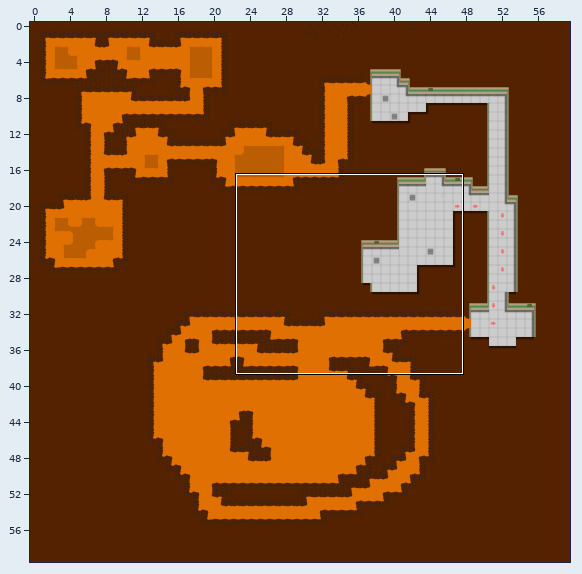
Two versions of a level (Tiled map, core/assets/world/world01.tmx). The picture above shows the old version from afar; the outline marks the close-up.
Close-up. Before:
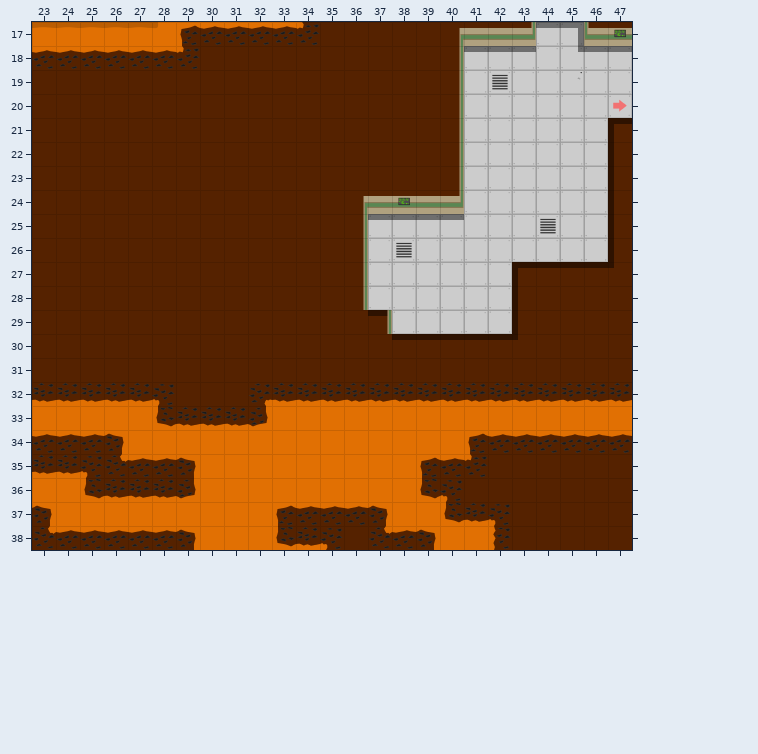
Cells are 64x64 px. Shown: x 23..47, y 17..38. The commit also changed other parts of the map, which this record leaves out.
Once edited:
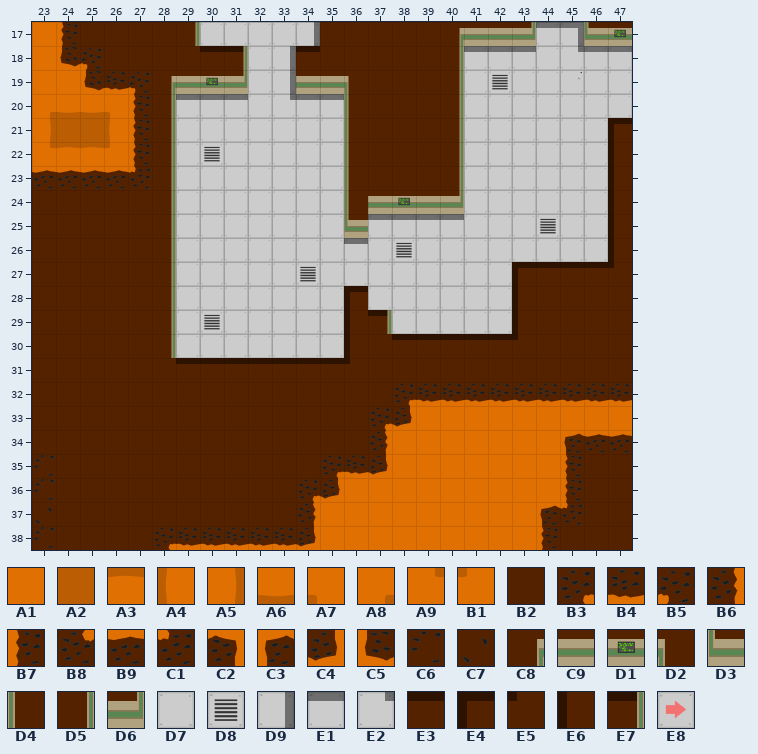
Key: from "world": A1 0, A2 1, A3 3, A4 5, A5 6, A6 8, A7 10, A8 11, A9 12, B1 13, B2 14, B3 15, B4 16, B5 17, B6 18, B7 19, B8 20, B9 21, C1 22, C2 23, C3 24, C4 25, C5 26, C6 28, C7 29, C8 30, C9 31, D1 32, D2 33, D3 34, D4 35, D5 36, D6 37, D7 38, D8 39, D9 40, E1 41, E2 45, E3 48, E4 49, E5 50, E6 51, E7 52, E8 56.
__ is an empty cell.
What changed:
{"where": "layer \"world\""}
{"y":17,"x":23,"old":"A3 A3 A3 A3 A3 B1 C3 B9 B9 B9 B9 C1","new":"A1 B7 B2 B2 B2 B2 D5 D7 D7 D7 D7 D9"}
{"y":18,"x":23,"old":"B9 B9 B9 B9 B9 B9 C1 B2 B2 B2 B2 B2","new":"A1 C5 B5 B2 B2 B2 B2 E3 E7 D7 D9 E3"}
{"y":19,"x":23,"old":"B2 B2 B2 B2 B2 B2 B2 B2 B2 B2 B2 B2 B2 B2","new":"A1 A1 C5 B4 B5 C8 C9 D1 D6 D7 D9 C9 C9 D2"}
{"y":20,"x":23,"old":"B2 B2 B2 B2 B2 B2 B2 B2 B2 B2 B2 B2 B2 B2","new":"A8 A6 A6 A7 B7 D5 E1 E1 E1 D7 E2 E1 E1 D4"}
{"y":20,"x":47,"old":"E8","new":"D7"}
{"y":21,"x":23,"old":"B2 B2 B2 B2 B2 B2 B2 B2 B2 B2 B2 B2 B2 B2","new":"A5 A2 A2 A4 B7 D5 D7 D7 D7 D7 D7 D7 D7 D4"}
{"y":22,"x":23,"old":"B2 B2 B2 B2 B2 B2 B2 B2 B2 B2 B2 B2 B2 B2","new":"A9 A3 A3 B1 B7 D5 D7 D8 D7 D7 D7 D7 D7 D4"}
{"y":23,"x":23,"old":"B2 B2 B2 B2 B2 B2 B2 B2 B2 B2 B2 B2 B2 B2","new":"B9 B9 B9 B9 C1 D5 D7 D7 D7 D7 D7 D7 D7 D4"}
{"y":24,"x":28,"old":"B2 B2 B2 B2 B2 B2 B2 B2 C8","new":"D5 D7 D7 D7 D7 D7 D7 D7 D4"}
{"y":25,"x":28,"old":"B2 B2 B2 B2 B2 B2 B2 B2 D5","new":"D5 D7 D7 D7 D7 D7 D7 D7 D3"}
{"y":26,"x":28,"old":"B2 B2 B2 B2 B2 B2 B2 B2 D5","new":"D5 D7 D7 D7 D7 D7 D7 D7 E1"}
{"y":27,"x":28,"old":"B2 B2 B2 B2 B2 B2 B2 B2 D5","new":"D5 D7 D7 D7 D7 D7 D8 D7 D7"}
{"y":28,"x":28,"old":"B2 B2 B2 B2 B2 B2 B2 B2 D5","new":"D5 D7 D7 D7 D7 D7 D7 D7 E4"}
{"y":29,"x":28,"old":"B2 B2 B2 B2 B2 B2 B2 B2 B2","new":"D5 D7 D8 D7 D7 D7 D7 D7 E6"}
{"y":30,"x":28,"old":"B2 B2 B2 B2 B2 B2 B2 B2 B2","new":"D5 D7 D7 D7 D7 D7 D7 D7 E6"}
{"y":31,"x":29,"old":"B2 B2 B2 B2 B2 B2 B2 B2","new":"E3 E3 E3 E3 E3 E3 E3 E5"}
{"y":32,"x":23,"old":"B4 B4 B4 B4 B4 B5","new":"B2 B2 B2 B2 B2 B2"}
{"y":32,"x":32,"old":"B3 B4 B4 B4 B4 B4 B4","new":"B2 B2 B2 B2 B2 B2 B3"}
{"y":33,"x":23,"old":"A1 A1 A1 A1 A1 C5 B4 B4 B4 C4 A1 A1 A1 A1 A1 A1","new":"B2 B2 B2 B2 B2 B2 B2 B2 B2 B2 B2 B2 B2 B2 B3 C4"}
{"y":34,"x":23,"old":"B9 B9 B9 C2 A1 A1 A1 A1 A1 A1 A1 A1 A1 A1 A1","new":"B2 B2 B2 B2 B2 B2 B2 B2 B2 B2 B2 B2 B2 B2 B6"}
{"y":34,"x":41,"old":"C3 B9 B9 B9 B9","new":"A1 A1 A1 A1 C3"}
{"y":35,"x":23,"old":"B4 B4 B5 B8 B9 B9 C2 A1 A1 A1 A1 A1 A1 A1 A1","new":"C6 B2 B2 B2 B2 B2 B2 B2 B2 B2 B2 B2 B3 B4 C4"}
{"y":35,"x":39,"old":"C3 B9 C1 B2 B2 B2 B2","new":"A1 A1 A1 A1 A1 A1 B7"}
{"y":36,"x":23,"old":"A1 A1 C5 B4 B4 B4 C4 A1 A1 A1 A1 A1 A1","new":"C6 B2 B2 B2 B2 B2 B2 B2 B2 B2 B2 B3 C4"}
{"y":36,"x":39,"old":"C5 B5 B2 B2 B2 B2 B2","new":"A1 A1 A1 A1 A1 A1 B7"}
{"y":37,"x":23,"old":"C2 A1 A1 A1 A1 A1 A1 A1 A1 A1 C3 B9 B9 B9 C2","new":"C7 B2 B2 B2 B2 B2 B2 B2 B2 B2 B2 B6 A1 A1 A1"}
{"y":37,"x":40,"old":"C5 B4 B5 B2 B2 B2","new":"A1 A1 A1 A1 C3 C1"}
{"y":38,"x":23,"old":"B8 B9 B9 B9 B9 B9 C2 A1 A1 A1 C5 B4 B5 B2 B8 B9 C2","new":"C6 B2 B2 B2 B2 B3 B4 B4 B4 B4 B4 C4 A1 A1 A1 A1 A1"}
{"y":38,"x":42,"old":"B7 B2 B2","new":"A1 A1 B7"}
{"label":"changed","picture_box":[32,22,584,550]}
{"label":"changed","picture_box":[610,95,630,117]}
